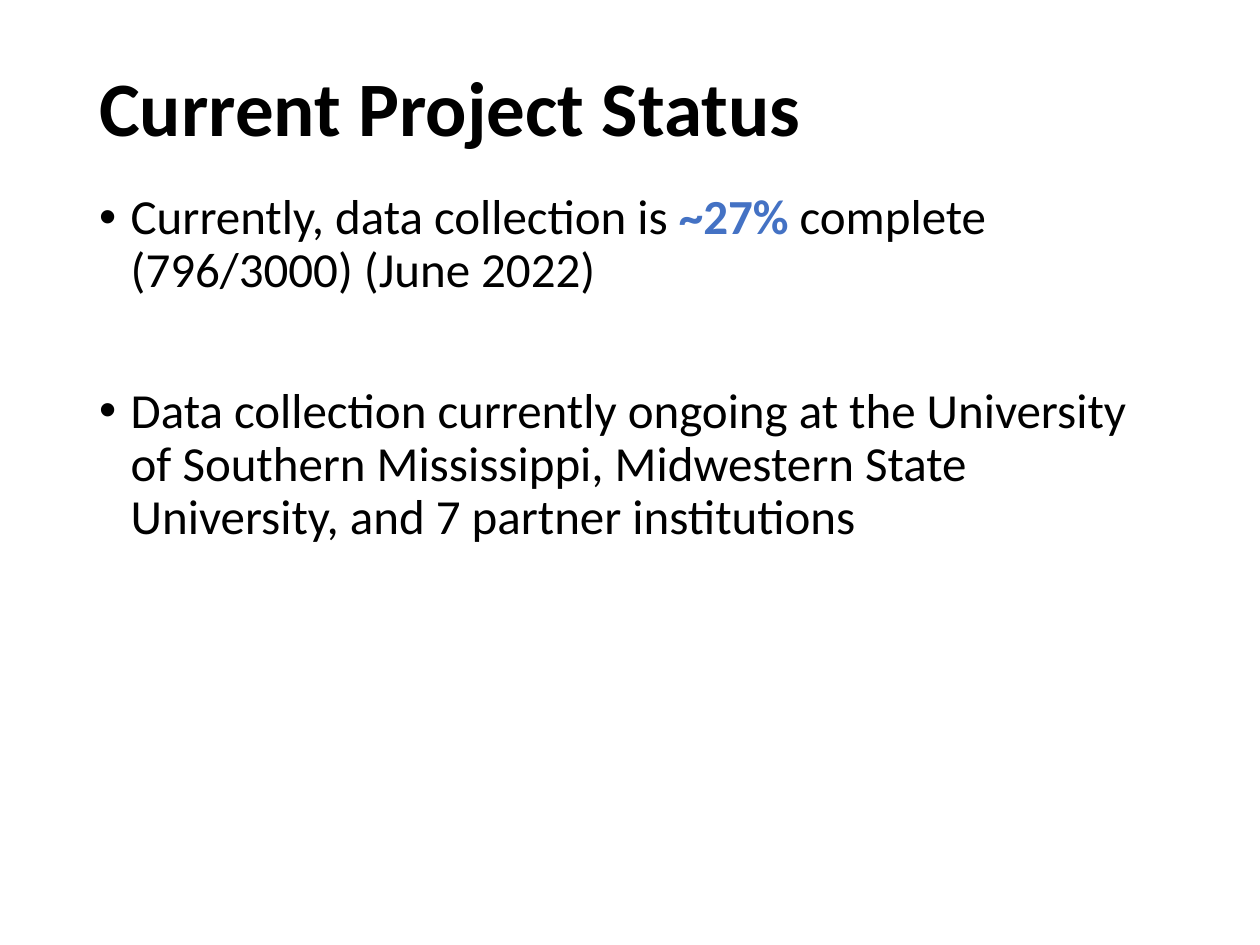
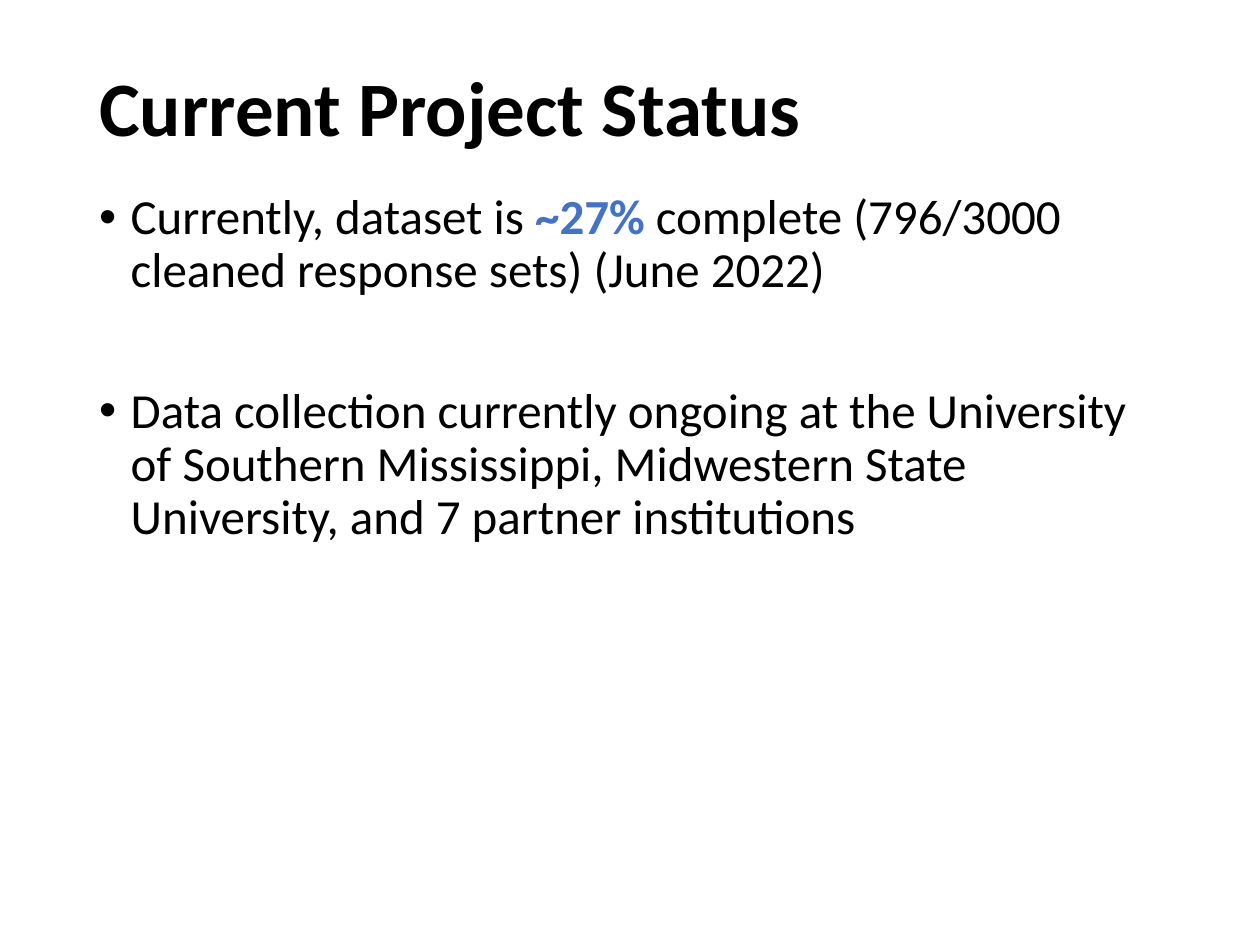
Before and after one commit to npm27/Affordance-Norms, a slide deck: slide 28 of 5 Presentations/UCONN 2022.pptx (slide 29 before the commit). Drawn at 1260x945 pixels with LibreOffice and Linux fonts; fonts in the diff are those of the drawing. Boxes give left, top, right and bottom in pixels: in the first picture for what was removed or moved away, otherwise in the second. Text is boxed around its words. In the diff, an @@ line names an element or a change of style, - is before the commit and + after.

Commit message:
data dump USM/MSU-TEXAS

```diff
--- a/5 Presentations/UCONN 2022.pptx
+++ b/5 Presentations/UCONN 2022.pptx
@@ text at [131, 198, 1060, 295]: text changed @@
-• Currently, data collection is ~27% complete (796/3000) (June 2022)
+• Currently, dataset is ~27% complete (796/3000 cleaned response sets) (June 2022)
```
Also in this commit, not shown: 3 other slides changed, 1 slide removed, 18 other files.
